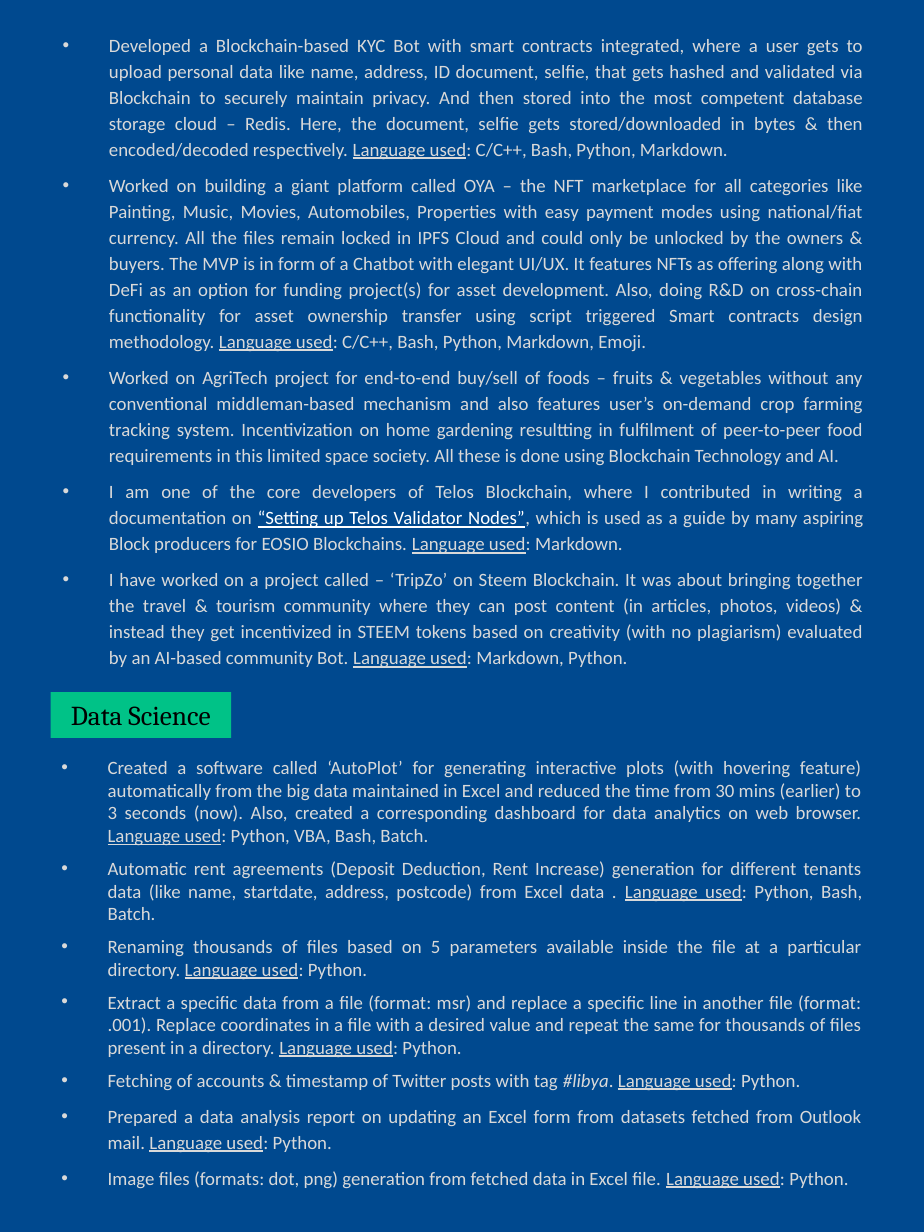
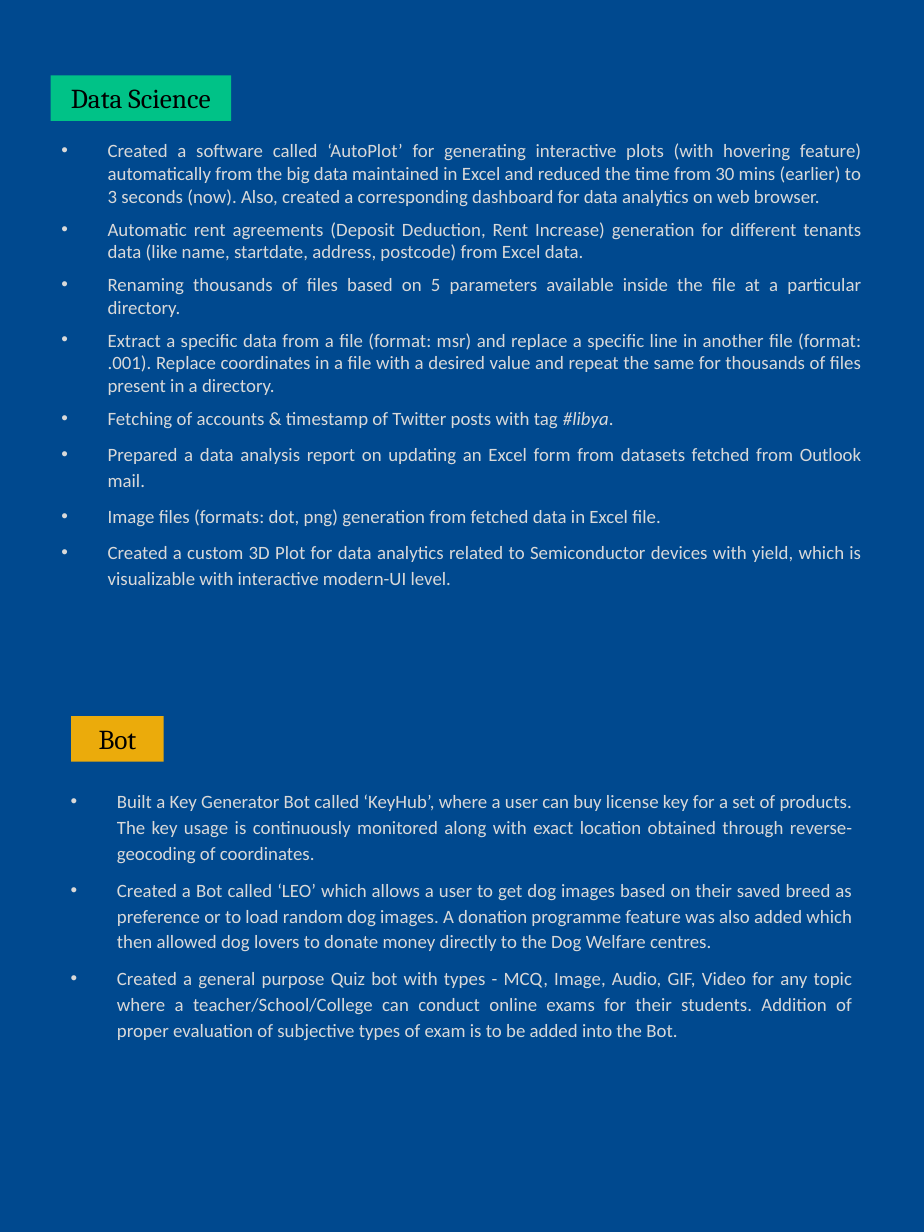
Before and after one commit to abhi3700/my_resume, a slide deck: slide 3 of my_resume.pptx. Drawn at 924x1232 pixels with LibreOffice and Linux fonts; fonts in the diff are those of the drawing. Boxes give left, top, right and bottom in pixels: in the first picture for what was removed or moved away, otherwise in the second. Text is boxed around its words. In the diff, an @@ line names an element or a change of style, - is before the commit and + after.

```diff
--- a/my_resume.pptx
+++ b/my_resume.pptx
@@ text removed at (109, 39, 863, 668) @@
-• Developed a Blockchain-based KYC Bot with smart contracts integrated, where a user gets to upload personal data like name, address, ID document, selfie, that gets hashed and validated via Blockchain to securely maintain privacy. And then stored into the most competent database storage cloud – Redis. Here, the document, selfie gets stored/downloaded in bytes & then encoded/decoded respectively. Language used: C/C++, Bash, Python, Markdown.
-• Worked on building a giant platform called OYA – the NFT marketplace for all categories like Painting, Music, Movies, Automobiles, Properties with easy payment modes using national/fiat currency. All the files remain locked in IPFS Cloud and could only be unlocked by the owners & buyers. The MVP is in form of a Chatbot with elegant UI/UX. It features NFTs as offering along with DeFi as an option for funding project(s) for asset development. Also, doing R&D on cross-chain functionality for asset ownership transfer using script triggered Smart contracts design methodology. Language used: C/C++, Bash, Python, Markdown, Emoji.
-• Worked on AgriTech project for end-to-end buy/sell of foods – fruits & vegetables without any conventional middleman-based mechanism and also features user’s on-demand crop farming tracking system. Incentivization on home gardening resultting in fulfilment of peer-to-peer food requirements in this limited space society. All these is done using Blockchain Technology and AI.
-• I am one of the core developers of Telos Blockchain, where I contributed in writing a documentation on “Setting up Telos Validator Nodes”, which is used as a guide by many aspiring Block producers for EOSIO Blockchains. Language used: Markdown.
-• I have worked on a project called – ‘TripZo’ on Steem Blockchain. It was about bringing together the travel & tourism community where they can post content (in articles, photos, videos) & instead they get incentivized in STEEM tokens based on creativity (with no plagiarism) evaluated by an AI-based community Bot. Language used: Markdown, Python.
@@ rectangle "Data Science": place and size @@
-rectangle "Data Science" at (51, 692, 232, 738)
+rectangle "Data Science" at (51, 75, 232, 121)
@@ text at (108, 143, 861, 585): text changed @@
-• Created a software called ‘AutoPlot’ for generating interactive plots (with hovering feature) automatically from the big data maintained in Excel and reduced the time from 30 mins (earlier) to 3 seconds (now). Also, created a corresponding dashboard for data analytics on web browser. Language used: Python, VBA, Bash, Batch.
-• Automatic rent agreements (Deposit Deduction, Rent Increase) generation for different tenants data (like name, startdate, address, postcode) from Excel data . Language used: Python, Bash, Batch.
-• Renaming thousands of files based on 5 parameters available inside the file at a particular directory. Language used: Python.
-• Extract a specific data from a file (format: msr) and replace a specific line in another file (format: .001). Replace coordinates in a file with a desired value and repeat the same for thousands of files present in a directory. Language used: Python.
-• Fetching of accounts & timestamp of Twitter posts with tag #libya. Language used: Python.
-• Prepared a data analysis report on updating an Excel form from datasets fetched from Outlook mail. Language used: Python.
-• Image files (formats: dot, png) generation from fetched data in Excel file. Language used: Python.
+• Created a software called ‘AutoPlot’ for generating interactive plots (with hovering feature) automatically from the big data maintained in Excel and reduced the time from 30 mins (earlier) to 3 seconds (now). Also, created a corresponding dashboard for data analytics on web browser.
+• Automatic rent agreements (Deposit Deduction, Rent Increase) generation for different tenants data (like name, startdate, address, postcode) from Excel data.
+• Renaming thousands of files based on 5 parameters available inside the file at a particular directory.
+• Extract a specific data from a file (format: msr) and replace a specific line in another file (format: .001). Replace coordinates in a file with a desired value and repeat the same for thousands of files present in a directory.
+• Fetching of accounts & timestamp of Twitter posts with tag #libya.
+• Prepared a data analysis report on updating an Excel form from datasets fetched from Outlook mail.
+• Image files (formats: dot, png) generation from fetched data in Excel file.
+• Created a custom 3D Plot for data analytics related to Semiconductor devices with yield, which is visualizable with interactive modern-UI level.
@@ rectangle added at (71, 716, 164, 761), fill #EBAB0B, 16 pt, text #000000 @@
+Bot
@@ text added at (117, 794, 852, 1040), 11 pt, text #D9D9D9 @@
+• Built a Key Generator Bot called ‘KeyHub’, where a user can buy license key for a set of products. The key usage is continuously monitored along with exact location obtained through reverse-geocoding of coordinates.
+• Created a Bot called ‘LEO’ which allows a user to get dog images based on their saved breed as preference or to load random dog images. A donation programme feature was also added which then allowed dog lovers to donate money directly to the Dog Welfare centres.
+• Created a general purpose Quiz bot with types - MCQ, Image, Audio, GIF, Video for any topic where a teacher/School/College can conduct online exams for their students. Addition of proper evaluation of subjective types of exam is to be added into the Bot.
```
Also in this commit, not shown: 3 other slides changed, 2 other files.
